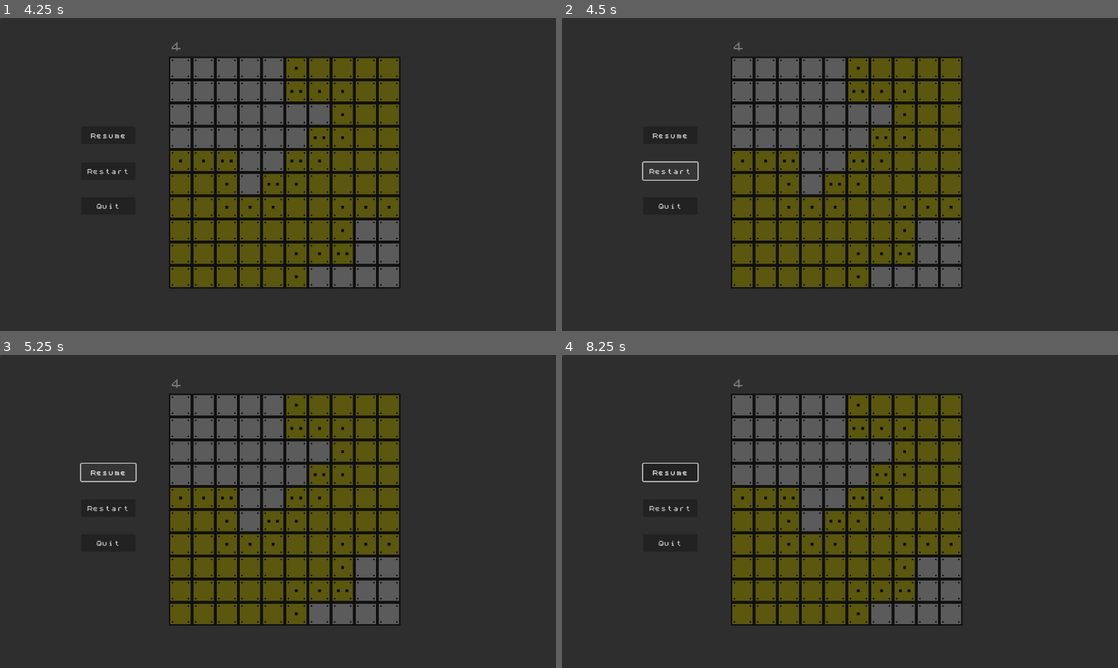
Above: before the commit, frames 1-4 (two rows, left to right).
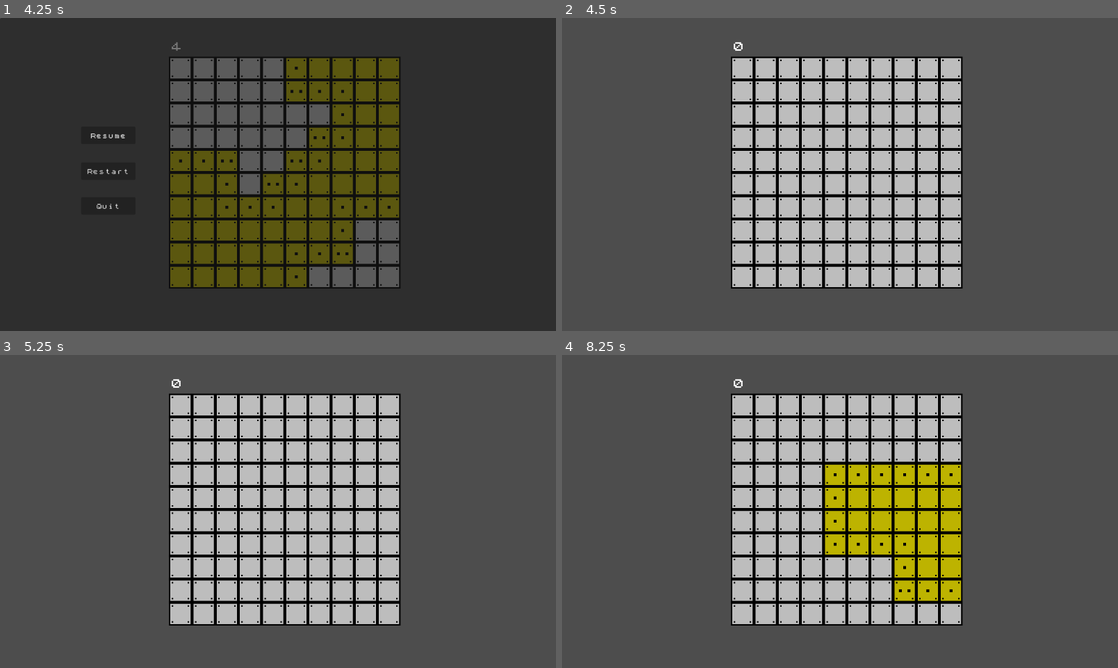
Above: after the commit, the same moments.

Repository: jymmyboi/SimplySweep
Game: Godot game, scene res://scenes/level.tscn
The game is run twice, just before and just after one commit, with the same random seed, the same clock (stepped at 60 frames per second) and the same inputs. Before the commit the project starts from res://level.tscn.
Inputs (mouse positions are in pixels of both pictures, inside the frame that each line leads up to):
- Up to frame 1 (4.25 s): tap Enter at 0.5, 2.75 s; move the mouse to (400, 158) at 0.52 s; click (400, 158) at 0.67 s; tap Space at 1.25, 3.5 s; move the mouse to (166, 190) at 1.27 s; click (166, 190) at 1.42 s; move the mouse to (333, 105) at 2.02 s; click (333, 105) at 2.17 s; move the mouse to (250, 237) at 2.77 s; click (250, 237) at 2.92 s; move the mouse to (444, 221) at 3.52 s; click (444, 221) at 3.67 s; tap Escape (ui_cancel) at 4.15 s
- Up to frame 2 (4.5 s): click (667, 171) at 4.25 s, where only the run after the commit has a clickable "Restart"
- Up to frame 3 (5.25 s): tap Enter at 5 s; move the mouse to (111, 464) at 5.02 s; click (111, 464) at 5.17 s
- Up to frame 4 (8.25 s): tap Space at 5.75 s; move the mouse to (867, 511) at 5.77 s; click (867, 511) at 5.92 s; move the mouse to (756, 433) at 6.52 s; click (756, 433) at 6.67 s; click (840, 589) at 7.25 s, where only the run after the commit has a clickable "Restart"; move the mouse to (962, 495) at 8.02 s; click (962, 495) at 8.17 s

Frame 1 is identical in both runs. In frame 2, 92% of the frame differs, in the area x 0-100%, y 0-100%; in frame 3, 92%; in frame 4, 93%.

Commit message:
Cleaned up file structure. Fixed pause menu.

Diff:
--- a/game_over_screen.gd
+++ /dev/null
@@ -1,8 +0,0 @@
-extends Control
-
-
-
-
-
-func _on_button_pressed() -> void:
-	get_tree().change_scene_to_file("res://level.tscn")
--- a/project.godot
+++ b/project.godot
@@ -11,13 +11,13 @@
 [application]
 
 config/name="project-orbit"
-run/main_scene="res://level.tscn"
+run/main_scene="res://scenes/level.tscn"
 config/features=PackedStringArray("4.3", "Forward Plus")
 config/icon="res://icon.svg"
 
 [autoload]
 
-GameState="*res://GameState.gd"
+GameState="*res://scripts/GameState.gd"
 
 [display]
 
--- /dev/null
+++ b/scenes/game_over_screen.gd
@@ -0,0 +1,4 @@
+extends Control
+
+func _on_button_pressed() -> void:
+	get_tree().change_scene_to_file("res://scenes/level.tscn")
--- a/game_over_screen.tscn
+++ b/scenes/game_over_screen.tscn
@@ -1,6 +1,6 @@
 [gd_scene load_steps=4 format=3 uid="uid://coxe0l7sgxmf0"]
 
-[ext_resource type="Script" path="res://game_over_screen.gd" id="1_ysb53"]
+[ext_resource type="Script" path="res://scenes/game_over_screen.gd" id="1_ysb53"]
 [ext_resource type="FontFile" uid="uid://dsftvsoim0ojo" path="res://font/zxSpectrumStrict.ttf" id="2_tglb4"]
 
 [sub_resource type="LabelSettings" id="LabelSettings_lboa4"]
--- a/level.gd
+++ b/scenes/level.gd
@@ -83,7 +83,7 @@
 			tilemap.set_cell(tile_pos, 1, Vector2i(5,1))
 		9:
 			tilemap.set_cell(tile_pos, 1, Vector2i(1,0)) #has mine
-			get_tree().change_scene_to_file("res://game_over_screen.tscn")
+			get_tree().change_scene_to_file("res://scenes/game_over_screen.tscn")
 		10:
 			tilemap.set_cell(tile_pos, 1, Vector2i(0,1)) #right click
 
@@ -147,7 +147,7 @@
 
 func game_win() -> void:
 	GameState.time_passed = time_passed
-	get_tree().change_scene_to_file("res://win_screen.tscn")
+	get_tree().change_scene_to_file("res://scenes/win_screen.tscn")
 
 
 func _on_resume_button_pressed() -> void:
--- a/level.tscn
+++ b/scenes/level.tscn
@@ -1,9 +1,9 @@
 [gd_scene load_steps=10 format=4 uid="uid://ducrrc120r775"]
 
 [ext_resource type="Texture2D" uid="uid://bh7vy2smlex3g" path="res://assets/tiles.png" id="1_a2but"]
-[ext_resource type="Script" path="res://level.gd" id="1_ffa1h"]
+[ext_resource type="Script" path="res://scenes/level.gd" id="1_ffa1h"]
 [ext_resource type="FontFile" uid="uid://dsftvsoim0ojo" path="res://font/zxSpectrumStrict.ttf" id="3_j6flu"]
-[ext_resource type="Script" path="res://pause_menu.gd" id="4_16exa"]
+[ext_resource type="Script" path="res://scenes/pause_menu.gd" id="4_16exa"]
 
 [sub_resource type="TileSetAtlasSource" id="TileSetAtlasSource_vvaux"]
 0:0/0 = 0
@@ -71,6 +71,7 @@
 label_settings = SubResource("LabelSettings_ijkkt")
 
 [node name="PauseMenu" type="CanvasLayer" parent="."]
+process_mode = 3
 script = ExtResource("4_16exa")
 
 [node name="Panel" type="Panel" parent="PauseMenu"]
--- a/pause_menu.gd
+++ b/scenes/pause_menu.gd
@@ -23,6 +23,7 @@
 
 func _on_restart_button_pressed() -> void:
 	print("restart")
+	get_tree().paused = false
 	get_tree().reload_current_scene()
 
 
--- a/win_screen.gd
+++ b/scenes/win_screen.gd
@@ -12,4 +12,4 @@
 
 
 func _on_button_pressed() -> void:
-	get_tree().change_scene_to_file("res://level.tscn")
+	get_tree().change_scene_to_file("res://scenes/level.tscn")
--- a/win_screen.tscn
+++ b/scenes/win_screen.tscn
@@ -1,7 +1,7 @@
 [gd_scene load_steps=4 format=3 uid="uid://nmmk34l8s6sa"]
 
 [ext_resource type="FontFile" uid="uid://dsftvsoim0ojo" path="res://font/zxSpectrumStrict.ttf" id="1_4rna4"]
-[ext_resource type="Script" path="res://win_screen.gd" id="1_hvv6l"]
+[ext_resource type="Script" path="res://scenes/win_screen.gd" id="1_hvv6l"]
 
 [sub_resource type="LabelSettings" id="LabelSettings_o63vy"]
 font = ExtResource("1_4rna4")
Renamed: GameState.gd -> scripts/GameState.gd
